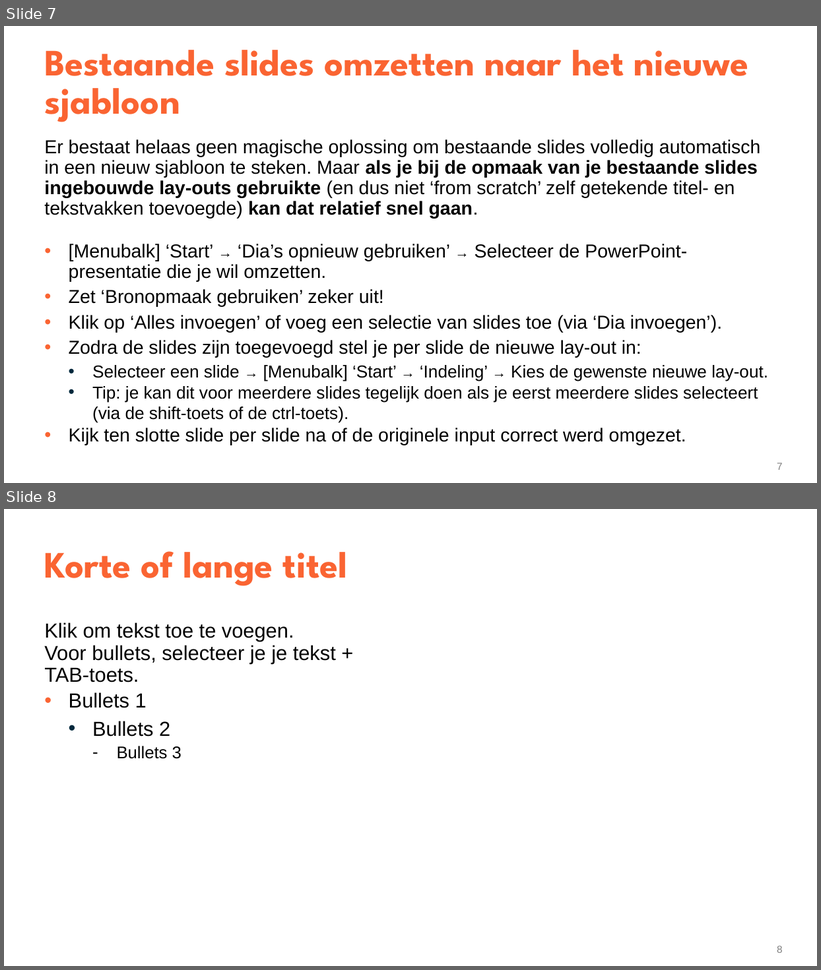
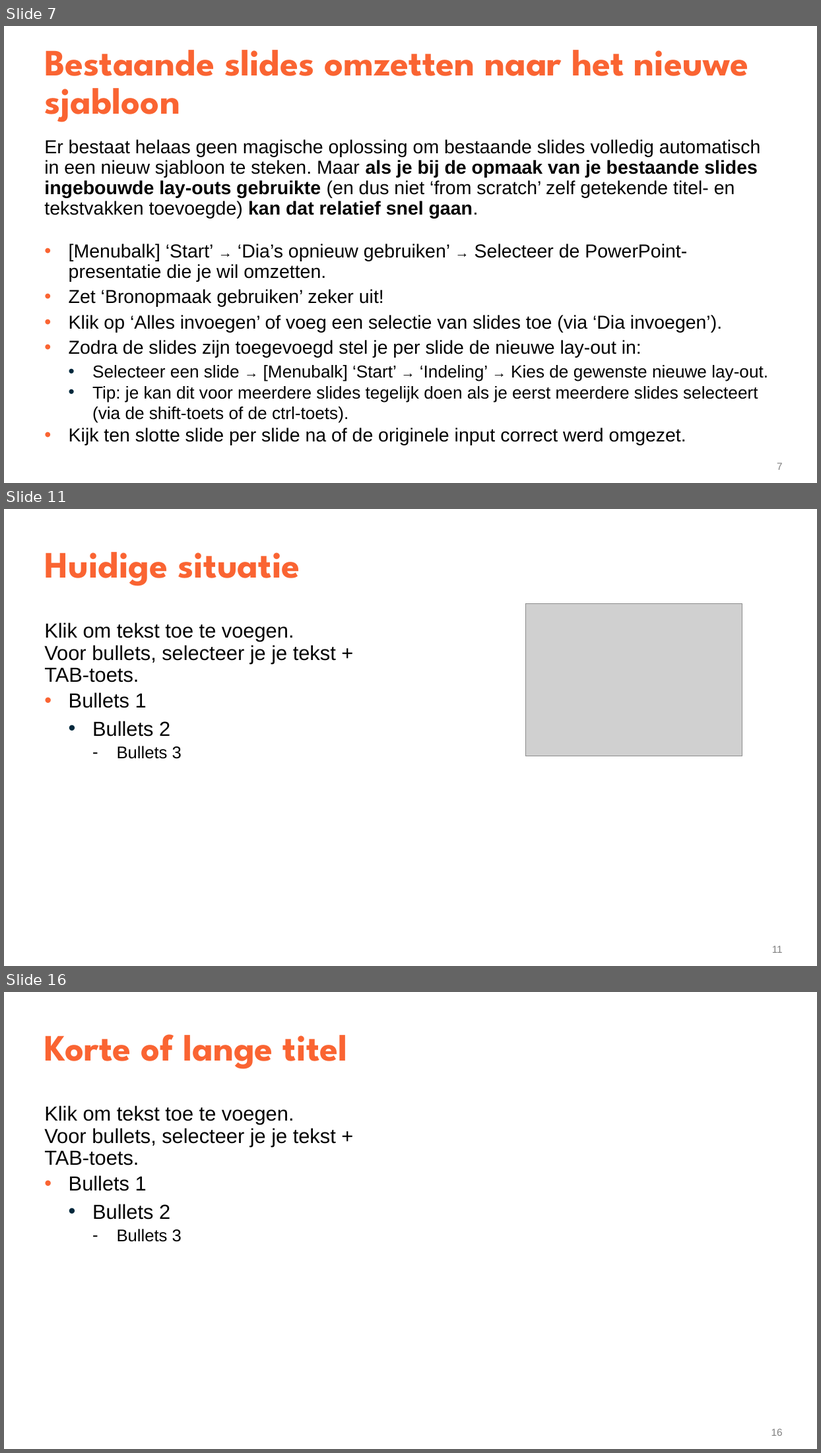
Before and after one commit to YenteLens/ylbachelorproef, a slide deck: Presentatie/eindpresentatie.pptx. Shown one above the other, each under a label of ours: slides 7 and 8 before the commit, slides 7, 11 and 16 after it; the slides between them are not shown. The pictures are 821x970 and 821x1453 pixels, drawn with LibreOffice and Linux fonts; fonts in the diff are those of the drawing; grey boxes stand for pictures. Boxes give left, top, right and bottom in pixels: in the first picture for what was removed or moved away, otherwise in the second. Text is boxed around its words. In the diff, an @@ line names an element or a change of style, - is before the commit and + after.

```diff
--- a/Presentatie/eindpresentatie.pptx
+++ b/Presentatie/eindpresentatie.pptx
@@ slide 11 added at (x1=4, y1=509, x2=817, y2=966), background #FFFFFF @@
@@ title added at (x1=44, y1=552, x2=300, y2=586), 44 pt, text #FA6432, bold @@
+Huidige situatie
@@ picture added at (x1=526, y1=603, x2=742, y2=756) @@
@@ text added at (x1=44, y1=623, x2=336, y2=759), 24 pt, text #000000 @@
+Klik om tekst toe te voegen.
+Voor bullets, selecteer je je tekst + TAB-toets.
+  • Bullets 1
+    • Bullets 2
+      – Bullets 3
@@ page number added at (x1=772, y1=946, x2=783, y2=953), 12 pt, text #808080 @@
+11
@@ what was slide 8 is now slide 16 @@
@@ page number at (x1=772, y1=1429, x2=783, y2=1436): text changed @@
-8
+16
```
Also in this commit, not shown: 6 slides changed, 2 other slides added.
